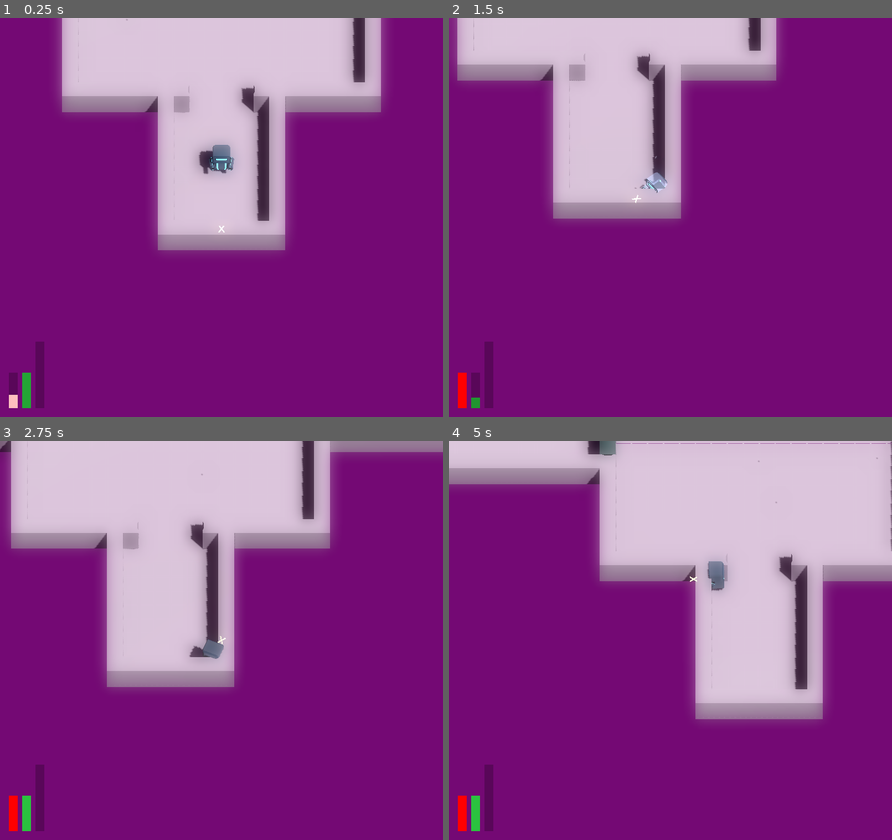
Above: before the commit, frames 1-4 (two rows, left to right).
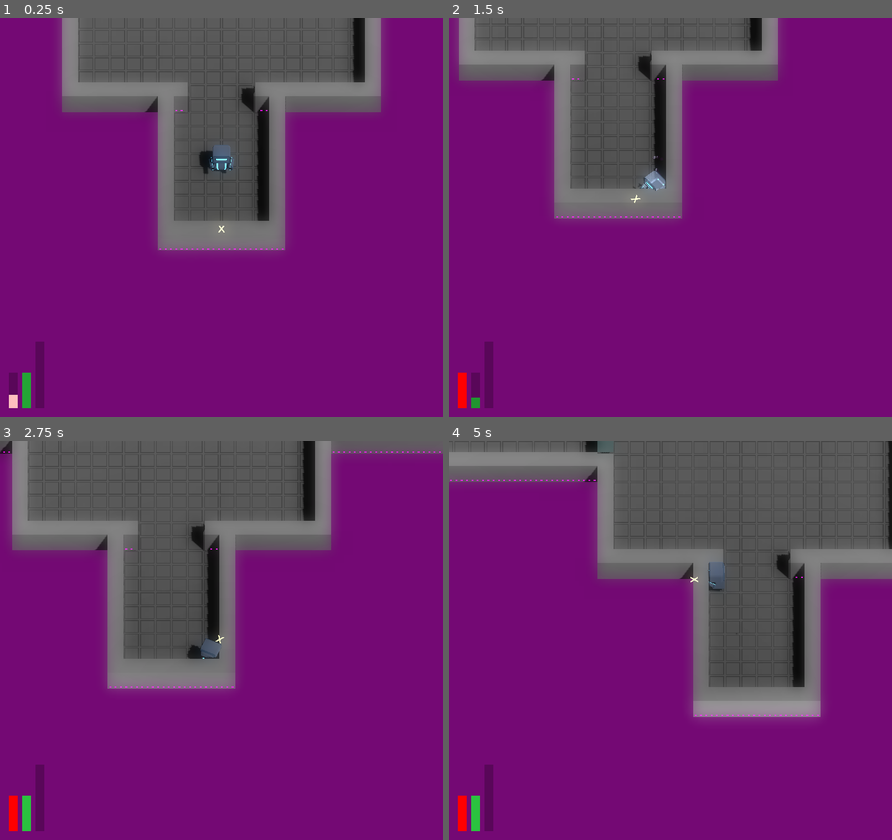
Above: after the commit, the same moments.

Repository: JackEvans24/bullet-absorb
Game: Godot game, scene res://scenes/main.tscn
The game is run twice, just before and just after one commit, with the same random seed, the same clock (stepped at 60 frames per second) and the same inputs.
Inputs (mouse positions are in pixels of both pictures, inside the frame that each line leads up to):
- Up to frame 1 (0.25 s): no input
- Up to frame 2 (1.5 s): move the mouse to (767, 197) at 0.52 s; hold D (move_right) 0.53-1.28 s; hold Ctrl (absorb) 0.53-1.28 s; move the mouse to (581, 237) at 1.27 s; hold S (move_back) from 1.28 s (still down); tap Space (dash) at 1.35 s
- Up to frame 3 (2.75 s): move the mouse to (265, 552) at 2.02 s; release S (move_back) at 2.03 s; press the mouse at (265, 552) at 2.03 s; hold D (move_right) from 2.03 s (still down)
- Up to frame 4 (5 s): move the mouse to (648, 720) at 2.77 s; release D (move_right) at 2.78 s; release the mouse at (648, 720) at 2.78 s; hold W (move_forward) 2.78-3.53 s; tap Ctrl (absorb) at 2.85 s; move the mouse to (803, 700) at 3.52 s; hold A (move_left) from 3.53 s (still down); tap Space (dash) at 3.6 s; move the mouse to (537, 580) at 4.27 s; click (537, 580) at 4.35 s

The runs differ from the first frame. In frame 1, 27% of the frame differs, in the area x 14-86%, y 0-59%; in frame 2, 21%; in frame 3, 30%; in frame 4, 36%, in the area x 0-100%, y 0-70%.

Commit message:
fix: update player collision shapes

Diff:
--- a/models/player/player_external.tres
+++ b/models/player/player_external.tres
@@ -1,5 +1,5 @@
 [gd_resource type="CapsuleShape3D" format=3 uid="uid://b143a5k1xv5rx"]
 
 [resource]
-radius = 0.4
+radius = 0.6
 height = 1.8
--- a/models/player/player_internal.tres
+++ b/models/player/player_internal.tres
@@ -1,5 +1,5 @@
 [gd_resource type="CapsuleShape3D" format=3 uid="uid://c4tuvev8wasc3"]
 
 [resource]
-radius = 0.4
+radius = 0.6
 height = 1.8
